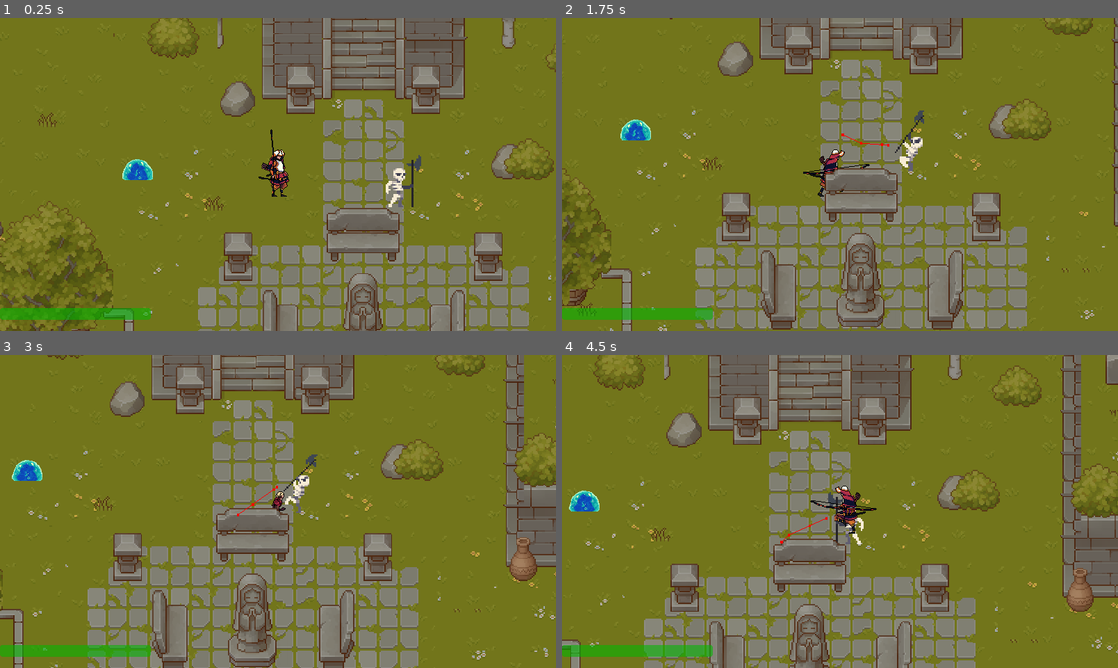
Above: before the commit, frames 1-4 (two rows, left to right).
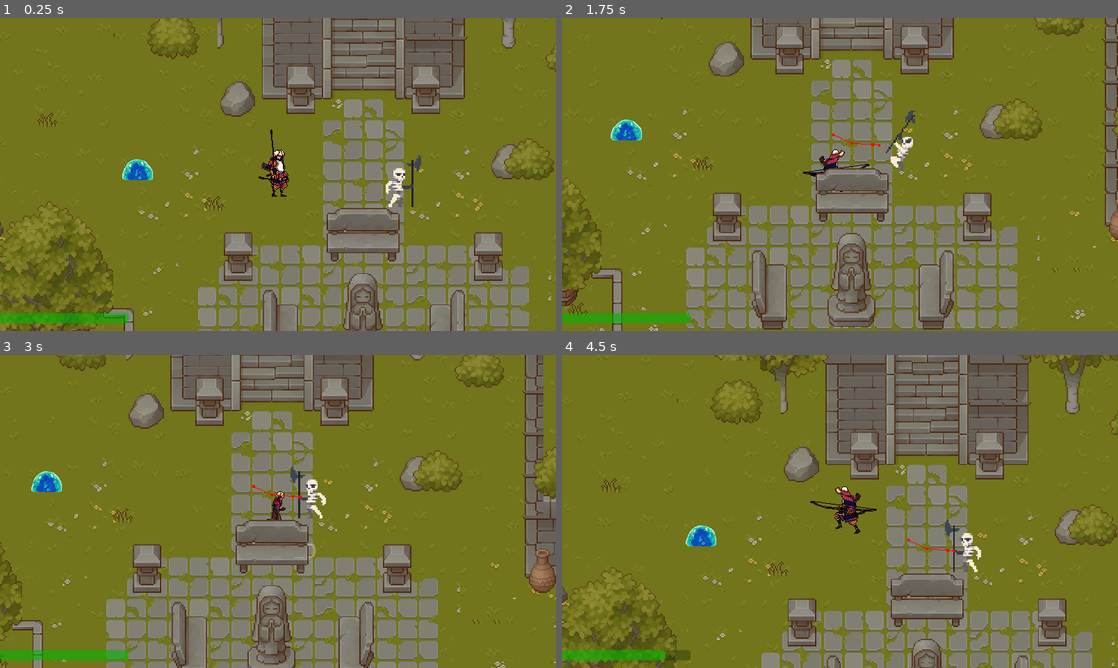
Above: after the commit, the same moments.

Repository: AugustanaCSC380January2024/final-game-jeager
Game: Godot game, scene res://scenes/levels/level_1.tscn
Same seed, same stepped clock (60 frames per second), same inputs: the game is played once before the commit and once after it.
Inputs:
- Up to frame 1 (0.25 s): no input
- Up to frame 2 (1.75 s): hold D (move right) 0.53-1.28 s; tap 1 (character 1 selected) at 0.6 s; tap 2 (character 2 selected) at 0.8, 1.35 s; hold S (move down) from 1.28 s (still down); tap 3 (character 3 selected) at 1.55 s
- Up to frame 3 (3 s): release S (move down) at 2.03 s; hold D (move right) 2.03-2.78 s; tap 3 (character 3 selected) at 2.1 s; tap 1 (character 1 selected) at 2.3, 2.85 s; hold W (move up) from 2.78 s (still down)
- Up to frame 4 (4.5 s): tap 2 (character 2 selected) at 3.05, 3.6 s; release W (move up) at 3.53 s; hold A (move left) from 3.53 s (still down); tap 3 (character 3 selected) at 3.8, 4.35 s

The runs differ from the first frame. In frame 1, 0.8% of the frame differs, in the area x 0-28%, y 92-98%; in frame 2, 23%; in frame 3, 34%; in frame 4, 49%, in the area x 0-100%, y 0-100%.

Commit message:
added delay to enemy attacks and fixed a bug where miko was getting stuck when she was hurt

Diff:
--- a/scenes/enemy/normal enemy/skeleton.tscn
+++ b/scenes/enemy/normal enemy/skeleton.tscn
@@ -6,8 +6,6 @@
 [ext_resource type="Texture2D" uid="uid://cki1qhsbbgkm0" path="res://assets/Skins/Small enemies/Skeleton/Sprite Sheets/Skeleton Hit.png" id="4_qktl0"]
 [ext_resource type="Texture2D" uid="uid://du6dvnxm17hne" path="res://assets/Skins/Small enemies/Skeleton/Sprite Sheets/Skeleton Idle.png" id="4_ya4i1"]
 [ext_resource type="Texture2D" uid="uid://dl8ncruquavvs" path="res://assets/Skins/Small enemies/Skeleton/Sprite Sheets/Skeleton Walk.png" id="6_brtyd"]
-[ext_resource type="Script" path="res://scripts/states/enemy_follow_and_attack.gd" id="6_ntf24"]
-[ext_resource type="Script" path="res://scripts/states/state_machine.gd" id="7_gmfkt"]
 [ext_resource type="PackedScene" uid="uid://7vc7f2i1a2k0" path="res://scenes/enemy/player_detection_area.tscn" id="9_nstoc"]
 
 [sub_resource type="AtlasTexture" id="AtlasTexture_xl22o"]
@@ -450,15 +448,6 @@
 scale = Vector2(3, 3)
 shape = SubResource("CapsuleShape2D_1u1at")
 
-[node name="State Machine" type="Node" parent="." node_paths=PackedStringArray("initial_state")]
-script = ExtResource("7_gmfkt")
-initial_state = NodePath("Follow")
-
-[node name="Follow" type="Node" parent="State Machine" node_paths=PackedStringArray("enemy", "animated_sprite")]
-script = ExtResource("6_ntf24")
-enemy = NodePath("../..")
-animated_sprite = NodePath("../../AnimatedSprite2D")
-
 [node name="damage_hit_box" type="Area2D" parent="."]
 collision_layer = 2
 
@@ -471,3 +460,7 @@
 debug_enabled = true
 
 [node name="player_detection_area" parent="." instance=ExtResource("9_nstoc")]
+
+[node name="attack_cooldown_timer" type="Timer" parent="."]
+wait_time = 2.0
+one_shot = true
--- a/scenes/enemy/normal enemy/slime.tscn
+++ b/scenes/enemy/normal enemy/slime.tscn
@@ -424,3 +424,7 @@
 debug_enabled = true
 
 [node name="player_detection_area" parent="." instance=ExtResource("11_jwrf6")]
+
+[node name="attack_cooldown_timer" type="Timer" parent="."]
+wait_time = 2.0
+one_shot = true
--- a/scenes/levels/level_1.tscn
+++ b/scenes/levels/level_1.tscn
@@ -36,9 +36,9 @@
 
 [node name="health_bar" parent="CanvasLayer" node_paths=PackedStringArray("Player") instance=ExtResource("8_ptpph")]
 offset_left = 0.0
-offset_top = 667.0
-offset_right = -933.0
-offset_bottom = -26.0
+offset_top = 679.0
+offset_right = -984.0
+offset_bottom = -18.0
 Player = NodePath("../../Players/hayate")
 
 [editable path="Players/hayate"]
--- a/scenes/players/hayate.tscn
+++ b/scenes/players/hayate.tscn
@@ -531,9 +531,10 @@
 height = 80.0
 
 [node name="hayate" type="CharacterBody2D"]
+y_sort_enabled = true
 texture_filter = 1
 position = Vector2(0, -1)
-collision_mask = 7
+collision_mask = 6
 script = ExtResource("1_vt4qa")
 health_points = 100
 
--- a/scenes/players/miko.tscn
+++ b/scenes/players/miko.tscn
@@ -550,7 +550,7 @@
 "duration": 1.0,
 "texture": SubResource("AtlasTexture_pu4gu")
 }],
-"loop": true,
+"loop": false,
 "name": &"hurt",
 "speed": 6.0
 }, {
@@ -762,6 +762,7 @@
 height = 50.2222
 
 [node name="miko" type="CharacterBody2D"]
+y_sort_enabled = true
 texture_filter = 1
 collision_mask = 6
 script = ExtResource("1_v7m3s")
@@ -771,7 +772,7 @@
 [node name="AnimatedSprite2D" type="AnimatedSprite2D" parent="."]
 position = Vector2(2, -33)
 sprite_frames = SubResource("SpriteFrames_lpynq")
-animation = &"dead"
+animation = &"hurt"
 autoplay = "idle"
 
 [node name="CollisionShape2D" type="CollisionShape2D" parent="."]
--- a/scenes/players/saber.tscn
+++ b/scenes/players/saber.tscn
@@ -393,13 +393,12 @@
 attack = 70
 
 [node name="AnimatedSprite2D" type="AnimatedSprite2D" parent="."]
+y_sort_enabled = true
 texture_filter = 1
 position = Vector2(4, -32)
 sprite_frames = SubResource("SpriteFrames_egnbv")
-animation = &"attack 2"
+animation = &"hurt"
 autoplay = "idle"
-frame = 9
-frame_progress = 1.0
 
 [node name="CollisionShape2D" type="CollisionShape2D" parent="."]
 position = Vector2(-2, 1)
--- a/scripts/UI/cooldown.gd
+++ b/scripts/UI/cooldown.gd
@@ -21,7 +21,6 @@
 func _on_timer_timeout():
 	label.set_text(str(cooldown_time).pad_decimals(2))
 
-
 func start_timer():
 	timer.start()
 # checking to see if timer works
--- a/scripts/UI/health_bar.gd
+++ b/scripts/UI/health_bar.gd
@@ -1,9 +1,10 @@
 extends ProgressBar
+class_name HealthBar
 
 @export var Player: CharacterBody2D
 
 func _ready():
-	Player.connect("health_changed", _on_player_health_changed)
+	Player.connect("health_changed", update_health_bar)
 	update_health_bar()
 
 # Called every frame. 'delta' is the elapsed time since the previous frame.
@@ -16,6 +17,7 @@
 		# Set the progress bar value based on the ratio
 		value = health_ratio*100
 
-# Signal handler for player health change
-func _on_player_health_changed():
+func change_player(new_player):
+	Player = new_player
+	Player.connect("health_changed", update_health_bar)
 	update_health_bar()
--- a/scripts/enemy.gd
+++ b/scripts/enemy.gd
@@ -10,6 +10,7 @@
 @onready var collision_box = $collision_box
 @onready var DEFAULT_PLAYER = CharacterBody2D.new()
 @onready var nav_agent := $NavigationAgent2D as NavigationAgent2D
+@onready var attack_cooldown_timer = $attack_cooldown_timer
 
 @export var level_tolerance = 1
 @export var player: CharacterBody2D
@@ -39,8 +40,12 @@
 	var dir = to_local(nav_agent.get_next_path_position()).normalized()
 	if !animation_playing:
 		if player_in_damage_hit_box != null:
-			animated_sprite.play("attack")
-			animation_playing = true
+			if (attack_cooldown_timer.is_stopped()):
+				animated_sprite.play("attack")
+				attack_cooldown_timer.start()
+				animation_playing = true
+			else:
+				animated_sprite.play("idle")
 		elif (player != DEFAULT_PLAYER):
 			make_path()
 			var distance = player.global_position - position
--- a/scripts/level.gd
+++ b/scripts/level.gd
@@ -19,7 +19,6 @@
 	camera.set_zoom(Vector2(1.5,1.5))
 	curr_player.add_child(camera)
 
-
 func _physics_process(delta):
 	if Input.is_action_just_pressed("character 1 selected"):
 		change_curr_player(saber)
@@ -35,10 +34,8 @@
 		curr_player.set_stop_movement(true)
 		curr_player.remove_child(camera)
 		new_player.add_child(camera)
-		health_bar.Player = curr_player
-
 		curr_player = new_player
-		health_bar.Player = curr_player
+		health_bar.change_player(curr_player)
 		curr_player.visible = true
 		curr_player.set_stop_movement(false)
 
Not shown: 1 places in scenes/enemy/normal enemy/skeleton.tscn that only renumber resources
